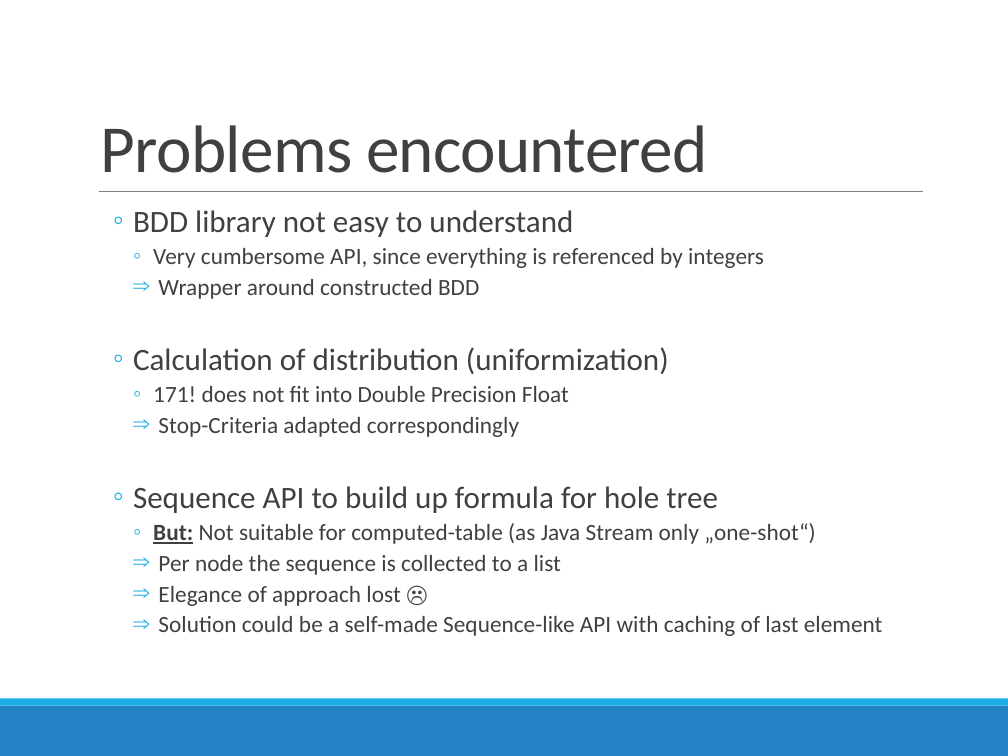
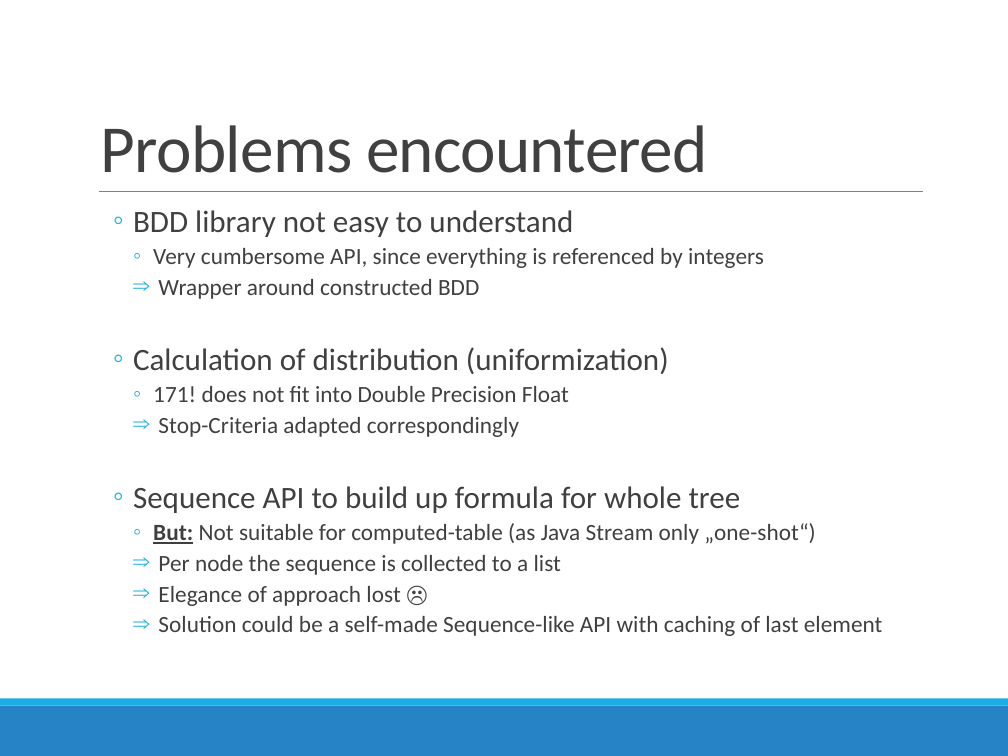
Before and after one commit to AndreMann90/fart_fssd, a slide deck: slide 12 of doc/programming_project_slides.pptx. Drawn at 1008x756 pixels with LibreOffice and Linux fonts; fonts in the diff are those of the drawing. Boxes give left, top, right and bottom in pixels: in the first picture for what was removed or moved away, otherwise in the second. Text is boxed around its words. In the diff, an @@ line names an element or a change of style, - is before the commit and + after.

```diff
--- a/doc/programming_project_slides.pptx
+++ b/doc/programming_project_slides.pptx
@@ text at (133, 486, 741, 513): text changed @@
-  ◦ Sequence API to build up formula for hole tree
+  ◦ Sequence API to build up formula for whole tree
```
Also in this commit, not shown: 17 other files.
